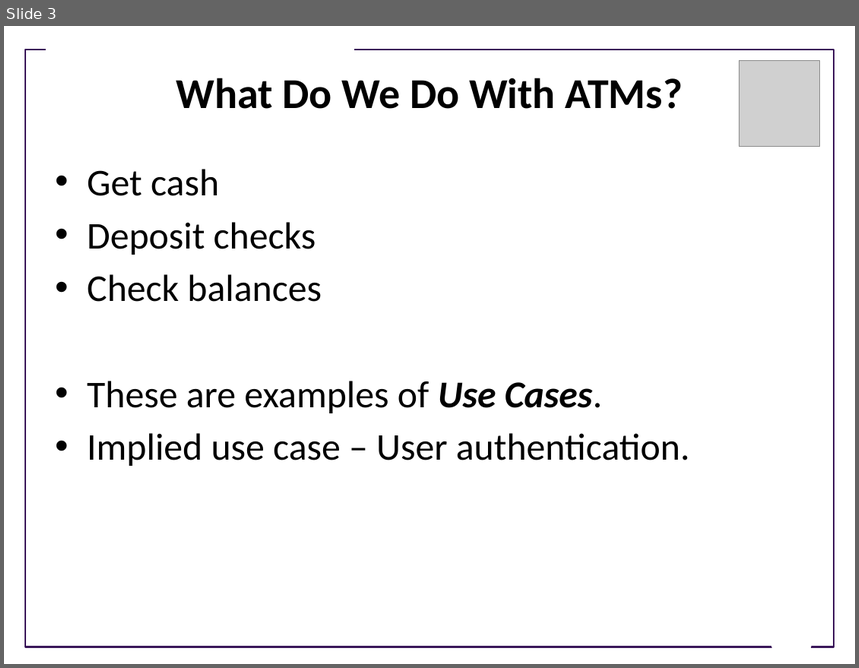
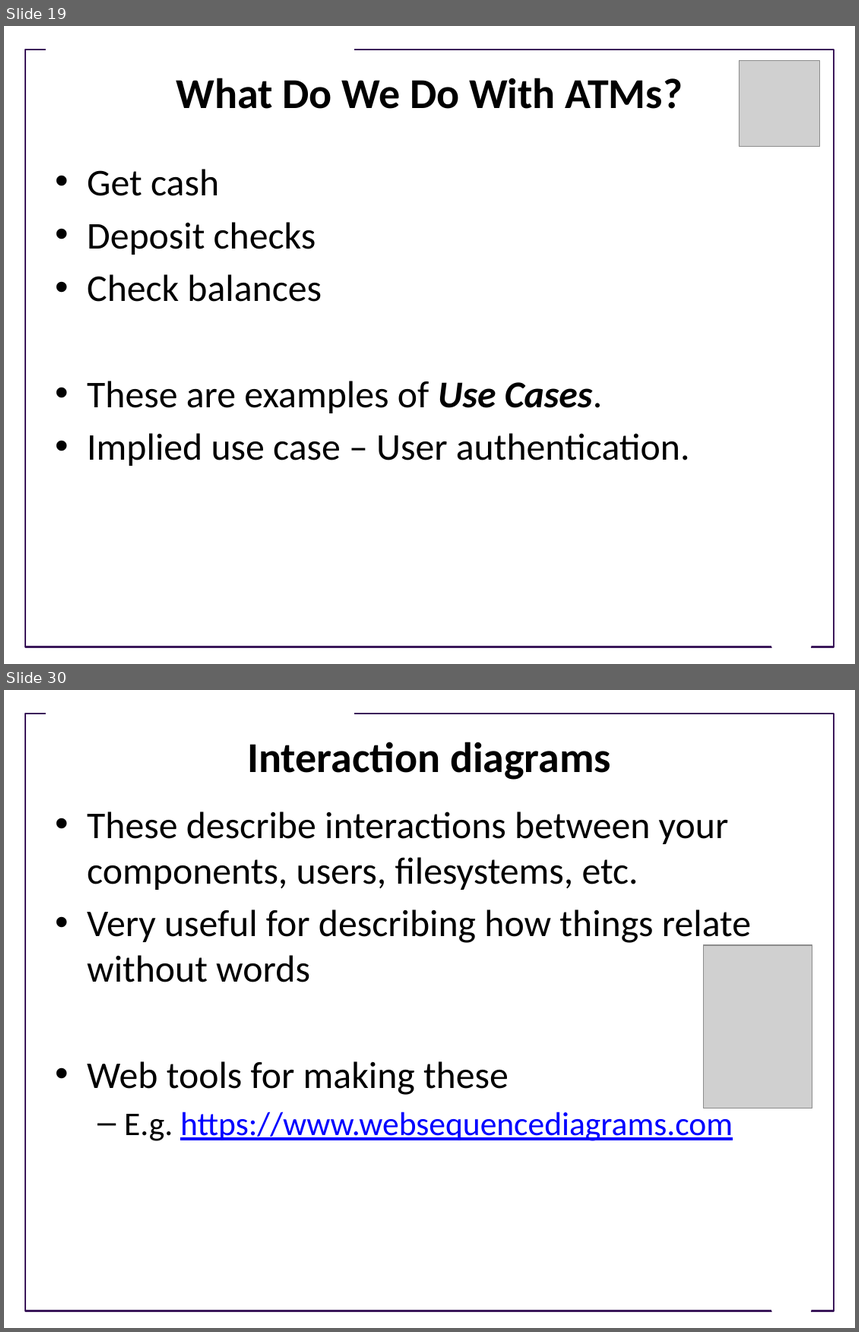
Before and after one commit to UWDIRECT/UWDIRECT.github.io, a slide deck: Wi22_content/SEDS/Use_cases.pptx. Shown one above the other, each under a label of ours: slide 3 before the commit, slides 19 and 30 after it; the slides between them are not shown. The pictures are 859x668 and 859x1332 pixels, drawn with LibreOffice and Linux fonts; fonts in the diff are those of the drawing; grey boxes stand for pictures; background and template pictures are left out. Boxes give left, top, right and bottom in pixels: in the first picture for what was removed or moved away, otherwise in the second. Text is boxed around its words. In the diff, an @@ line names an element or a change of style, - is before the commit and + after.

```diff
--- a/Wi22_content/SEDS/Use_cases.pptx
+++ b/Wi22_content/SEDS/Use_cases.pptx
@@ slide 30 added at box(4, 690, 855, 1328), background #FFFFFF; not listed: 3 template elements that a slide beside it also shows @@
@@ title added at box(248, 742, 611, 780), 36 pt, text #000000, bold @@
+Interaction diagrams
@@ text added at box(87, 812, 751, 1141), 32 pt, text #000000 @@
+• These describe interactions between your components, users, filesystems, etc.
+• Very useful for describing how things relate without words
+• Web tools for making these
+  – E.g. https://www.websequencediagrams.com
@@ picture added at box(704, 945, 813, 1109) @@
@@ what was slide 3 is now slide 19 @@
```
Also in this commit, not shown: 2 slides changed, 28 other slides added, 2 slides removed.
